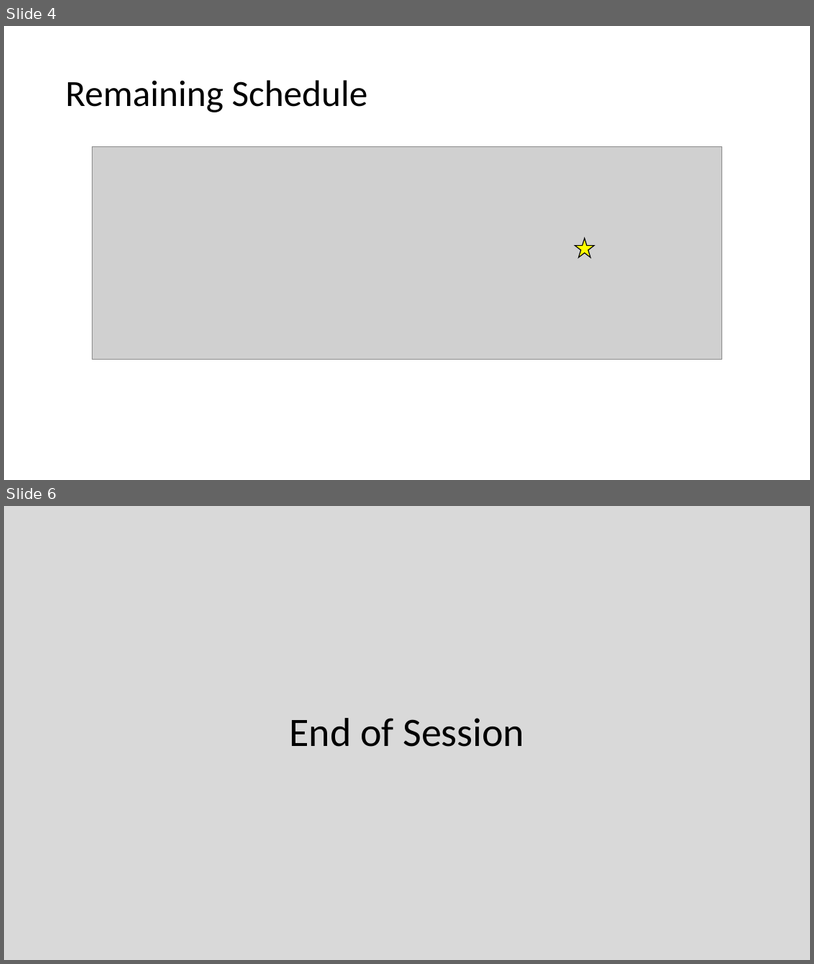
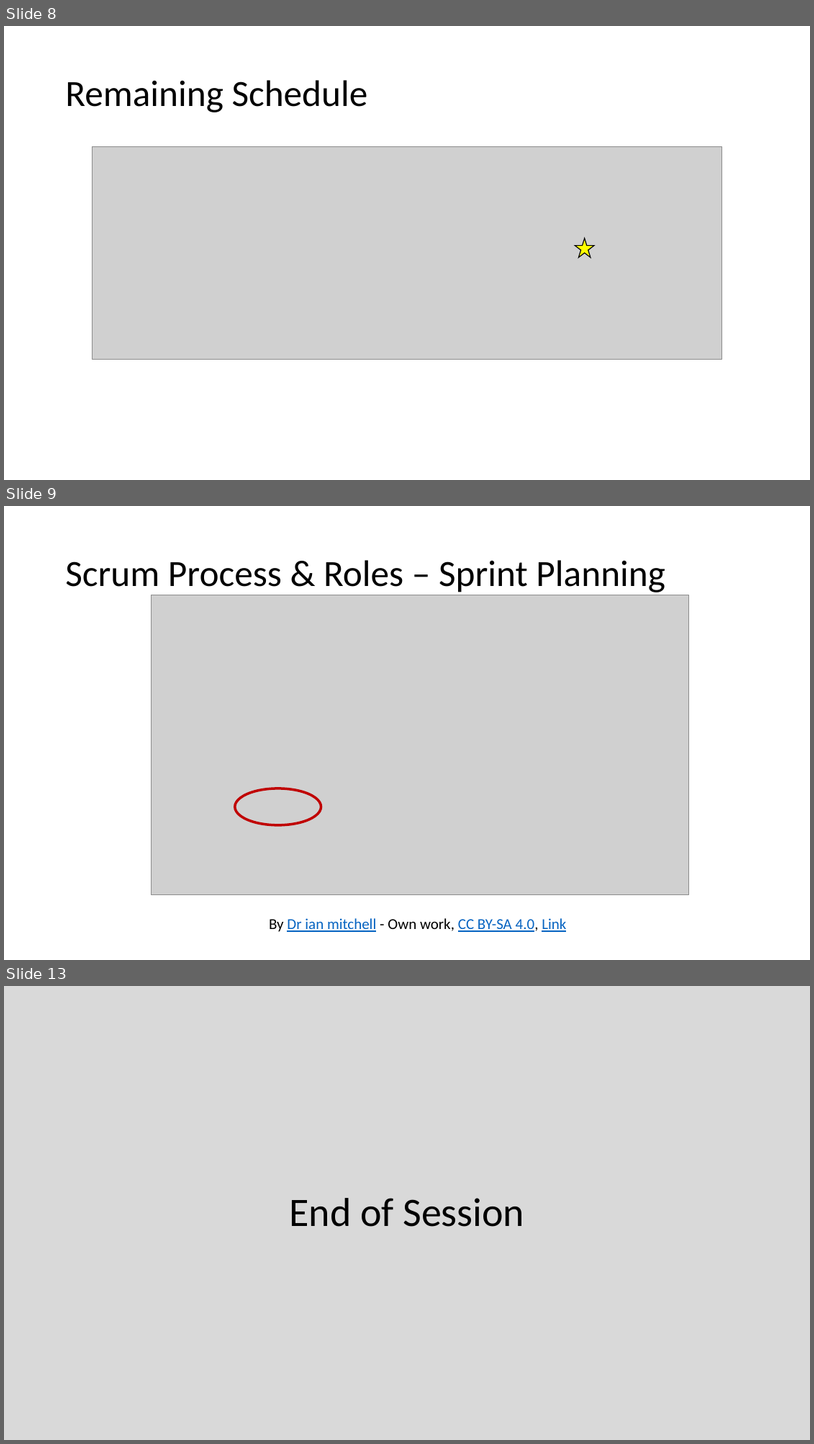
Before and after one commit to EricJPogue/CPSC-24500, a slide deck: lecture-slides/2019-10-21-oop.pptx. Shown one above the other, each under a label of ours: slides 4 and 6 before the commit, slides 8, 9 and 13 after it; the slides between them are not shown. The pictures are 814x964 and 814x1444 pixels, drawn with LibreOffice and Linux fonts; fonts in the diff are those of the drawing; grey boxes stand for pictures. Boxes give left, top, right and bottom in pixels: in the first picture for what was removed or moved away, otherwise in the second. Text is boxed around its words. In the diff, an @@ line names an element or a change of style, - is before the commit and + after.

```diff
--- a/lecture-slides/2019-10-21-oop.pptx
+++ b/lecture-slides/2019-10-21-oop.pptx
@@ slide 9 added at <box>4,506,810,960</box>, background #FFFFFF @@
@@ title added at <box>65,560,666,592</box>, 44 pt, text #000000 @@
+Scrum Process & Roles – Sprint Planning
@@ picture added at <box>151,595,689,895</box> @@
@@ ellipse added at <box>235,788,322,826</box>, outline #C00000 3 pt @@
@@ text added at <box>269,918,566,932</box>, 18 pt, text #0563C1, underline @@
+By Dr ian mitchell - Own work, CC BY-SA 4.0, Link
@@ what was slide 4 is now slide 8 @@
@@ what was slide 6 is now slide 13 @@
```
Also in this commit, not shown: 3 slides changed, 6 other slides added.
